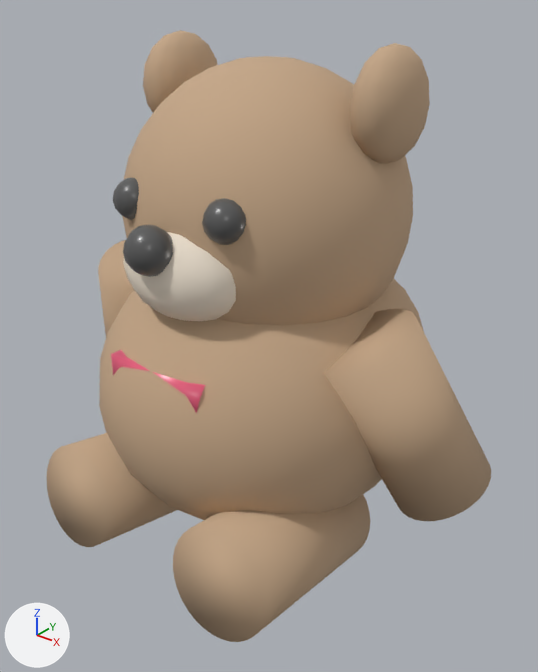
A saved change to the glTF model public/models/prizes/giant_bear.glb.
Camera for both pictures: a 50 mm lens placed at (1.98, -2.47, 1.9), pointed at (0.06, -0.06, 0.41). The lights are fixed; the arrows at lower left show +X, +Y and +Z. The older version comes first. Where no turn or scale is listed for an object, it has been applied to the vertices. Vertices at exactly the same position are counted once.

The first picture shows 'GiantTeddyBear'.
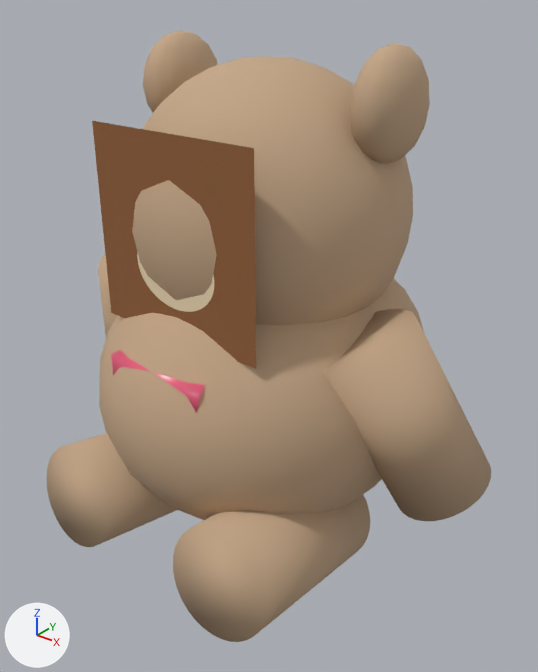
Boxes (x1, y1, x2, y2) around the edits, measured in the pictures (538 x 672 px):
```json
{"part": 1, "of": "me_sphere", "change": "deleted", "before": [123, 232, 236, 321], "on screen": "pale yellow"}
{"part": 2, "of": "me_sphere", "change": "deleted", "before": [123, 224, 173, 277]}
{"part": 3, "of": "me_sphere", "change": "deleted", "before": [113, 178, 139, 220]}
{"part": 4, "of": "me_sphere", "change": "deleted", "before": [202, 198, 246, 245]}
{"part": 5, "of": "me_sphere", "change": "added", "after": [92, 121, 256, 369], "on screen": "brown"}
```

The change, as JSON lines over the scene's bpy script:
```json
{"op": "add", "block": "img_teddy_bear_face", "code": ["img_teddy_bear_face = load_image('teddy_bear_face', '_unpacked/teddy_bear_face', 512, 512, 'sRGB')"]}
{"op": "add", "block": "mat_bearfacetex", "code": ["mat_bearfacetex = principled_material('BearFaceTex')", "mat_bearfacetex.texture = img_teddy_bear_face", "mat_bearfacetex.roughness = 0.85"]}
{"block": "me_sphere", "where": "# used by ob_giantteddybear; location = (0.0, 0.0, 0.18)"}
{"block": "me_sphere", "where": "# verts and faces of me_sphere; kept vertices keep their numbers, new ones are numbered from 1504"}
{"op": "remove", "block": "me_sphere", "code": "me_sphere.from_pydata(...)  # 1504 vertices, 2956 faces; spans x -1.13..1.13, y -0.9..0.83, z -0.83..1.5"}
{"op": "add", "block": "me_sphere", "code": "me_sphere.from_pydata(...)  # 1164 vertices, 2286 faces; spans x -1.13..1.13, y -0.9..0.83, z -0.83..1.5"}
{"block": "me_sphere", "change": "me_sphere part 1: the loose piece of 128 vertices spanning x -0.28..0.28, y -0.72..-0.29, z 0.47..0.9 is deleted"}
{"block": "me_sphere", "change": "me_sphere part 2: the loose piece of 72 vertices spanning x -0.09..0.09, y -0.79..-0.6, z 0.71..0.9 is deleted"}
{"block": "me_sphere", "change": "me_sphere part 3: the loose piece of 72 vertices spanning x -0.32..-0.16, y -0.62..-0.46, z 0.84..1.01 is deleted"}
{"block": "me_sphere", "change": "me_sphere part 4: the loose piece of 72 vertices spanning x 0.16..0.32, y -0.62..-0.46, z 0.84..1.01 is deleted"}
{"block": "me_sphere", "change": "me_sphere part 5"}
{"op": "add", "block": "me_sphere", "code": "verts[1504] = (-0.41, -0.58, 0.4)  # pixel (111, 313)"}
{"op": "add", "block": "me_sphere", "code": "verts[1505] = (0.41, -0.58, 0.4)  # pixel (256, 368)"}
{"op": "add", "block": "me_sphere", "code": "verts[1506] = (-0.41, -0.58, 1.21)  # pixel (92, 120)"}
{"op": "add", "block": "me_sphere", "code": "verts[1507] = (0.41, -0.58, 1.21)  # pixel (254, 148)"}
{"op": "add", "block": "me_sphere", "code": "faces += [(1504, 1505, 1507), (1504, 1507, 1506)]  # mat_bearfacetex (picture img_teddy_bear_face)"}
{"op": "remove", "block": "me_sphere", "code": "me_sphere.materials.append(mat_bearmuzzlecream)  # pale yellow #f1e5d3"}
{"op": "remove", "block": "me_sphere", "code": "me_sphere.materials.append(mat_bearnoseeyes)  # dark grey #595959"}
{"op": "add", "block": "me_sphere", "code": "me_sphere.materials.append(mat_bearfacetex)  # picture img_teddy_bear_face"}
```
